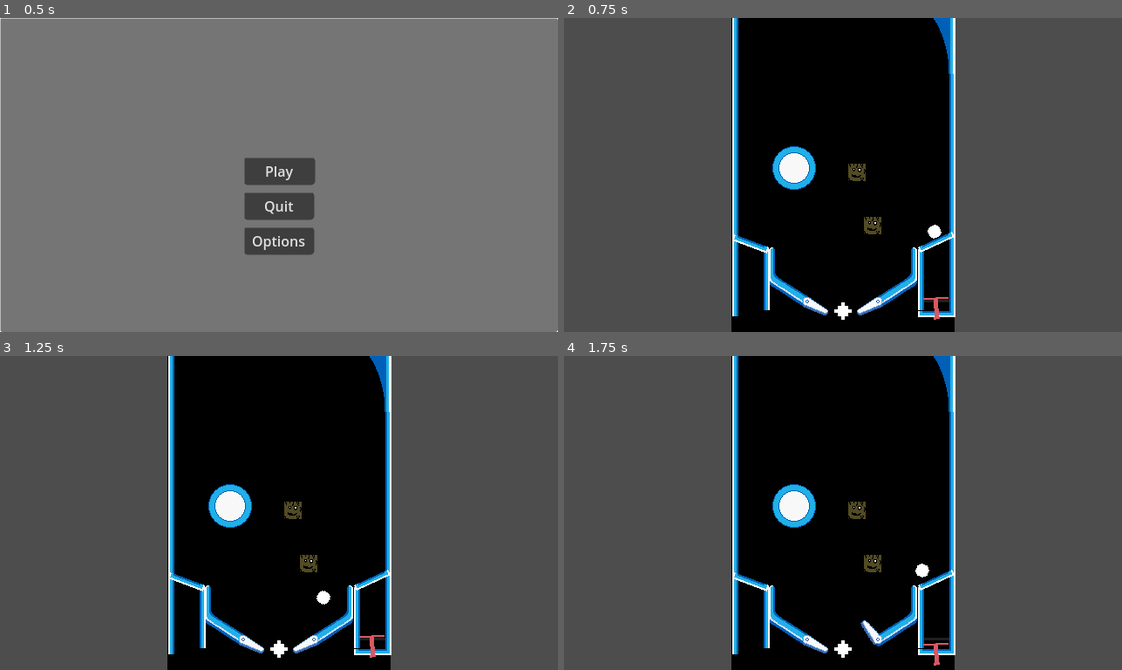
Above: before the commit, frames 1-4 (two rows, left to right).
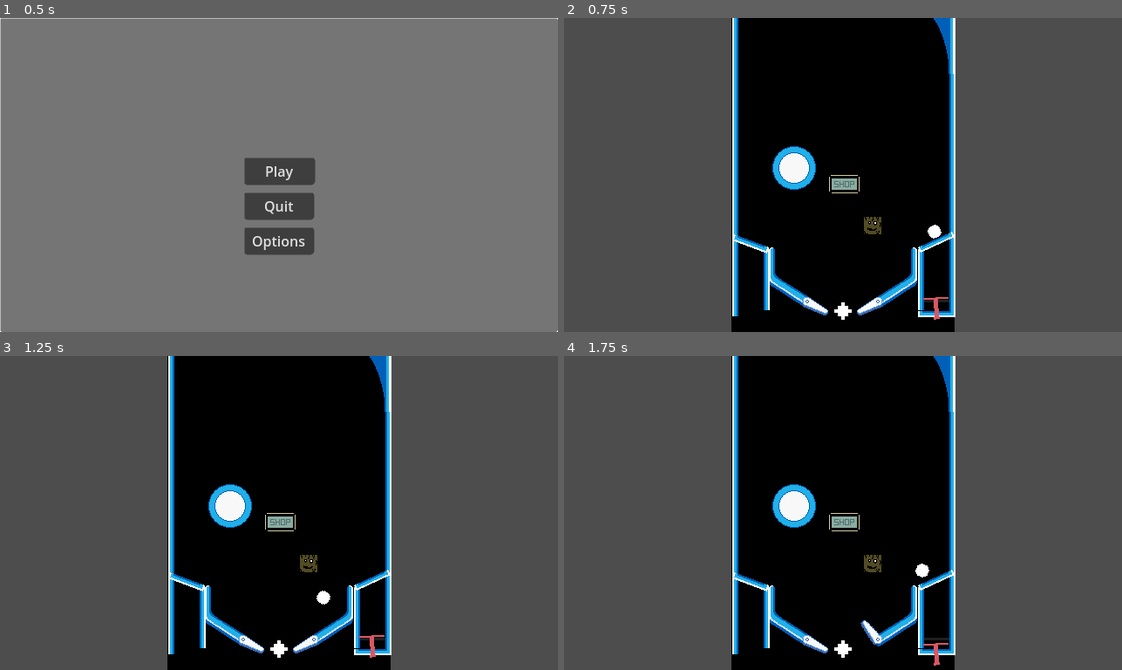
Above: after the commit, the same moments.

Repository: FrancescoDefulgentiis/P.A.L.L.E.
Game: Godot game, scene res://scenes/mainMenu.tscn
Two runs of this game, one before a commit and one after it. Both use one fixed random seed, a clock stepped at 60 frames per second and the inputs below.
Inputs:
- Up to frame 1 (0.5 s): no input
- Up to frame 2 (0.75 s): click "Play" at 0.5 s
- Up to frame 3 (1.25 s): no input
- Up to frame 4 (1.75 s): hold D (flip_right) from 1.28 s (still down); hold Space (O-spacebar) from 1.28 s (still down)

Frame 1 is identical in both runs. In frame 2, 0.3% of the frame differs, in the area x 47-55%, y 46-56%; in frame 3, 0.3%; in frame 4, 0.3%.

Commit message:
now the menu pauses the game, and resumes it. also the enemy now has an hitbox, i honestly dont know why i didnt make it before

Diff:
--- a/p.a.l.l.e/p.a.l.l.e/scenes/PinballTable.tscn
+++ b/p.a.l.l.e/p.a.l.l.e/scenes/PinballTable.tscn
@@ -52,6 +52,6 @@
 position = Vector2(426.5, 333)
 
 [node name="ShopAreaSpawnpoint" type="Node2D" parent="."]
-position = Vector2(336, 177)
+position = Vector2(321, 195)
 
 [connection signal="body_entered" from="Killzone" to="Killzone" method="_on_body_entered"]
--- a/p.a.l.l.e/p.a.l.l.e/scenes/shopArea.tscn
+++ b/p.a.l.l.e/p.a.l.l.e/scenes/shopArea.tscn
@@ -1,12 +1,14 @@
 [gd_scene load_steps=5 format=3 uid="uid://cgw6dutqaowjn"]
 
 [ext_resource type="Script" uid="uid://b2jjasdl1si1g" path="res://scripts/shop_area.gd" id="1_upsn0"]
-[ext_resource type="Texture2D" uid="uid://dn5q18sodivip" path="res://Sprites/mob001.png" id="2_hy3jk"]
+[ext_resource type="Texture2D" uid="uid://c4hx55y3giomw" path="res://Sprites/shop.png" id="2_hy3jk"]
 
-[sub_resource type="CircleShape2D" id="CircleShape2D_d13ym"]
-radius = 17.0294
+[sub_resource type="RectangleShape2D" id="RectangleShape2D_rgjci"]
+size = Vector2(38.5, 23)
 
-[sub_resource type="CircleShape2D" id="CircleShape2D_hy3jk"]
+[sub_resource type="CapsuleShape2D" id="CapsuleShape2D_waoqq"]
+radius = 11.0
+height = 35.0
 
 [node name="shopArea" type="StaticBody2D"]
 collision_layer = 8
@@ -16,13 +18,18 @@
 collision_layer = 8
 
 [node name="CollisionShape2D" type="CollisionShape2D" parent="hitSensor"]
-shape = SubResource("CircleShape2D_d13ym")
+visible = false
+position = Vector2(0, -4)
+shape = SubResource("RectangleShape2D_rgjci")
 
 [node name="Sprite2D" type="Sprite2D" parent="hitSensor"]
 scale = Vector2(0.1, 0.1)
 texture = ExtResource("2_hy3jk")
 
 [node name="CollisionShape2D" type="CollisionShape2D" parent="."]
-shape = SubResource("CircleShape2D_hy3jk")
+visible = false
+position = Vector2(0.5, -4)
+rotation = 1.5708
+shape = SubResource("CapsuleShape2D_waoqq")
 
 [connection signal="body_entered" from="hitSensor" to="." method="_on_hit_sensor_body_entered"]
--- a/p.a.l.l.e/p.a.l.l.e/scripts/PinballTable.gd
+++ b/p.a.l.l.e/p.a.l.l.e/scripts/PinballTable.gd
@@ -12,6 +12,7 @@
 
 var menu_scene: PackedScene = preload("res://scenes/mainMenu.tscn")
 var menu_instance: Control = null
+
 var palla: PackedScene = preload("res://scenes/p.a.l.l.a.tscn")
 var palla_instance
 
@@ -76,8 +77,30 @@
 
 func toggle_menu() -> void:
 	if menu_instance == null:
-		menu_instance = menu_scene.instantiate()
+		# pause everything else
+		get_tree().paused = true
+
+		# instantiate the menu
+		menu_instance = menu_scene.instantiate() as Control
+
+		# allow it to process while paused
+		menu_instance.process_mode = Node.PROCESS_MODE_WHEN_PAUSED
+
+		# ensure it’s visible
+		menu_instance.visible = true
+
+		# add it to the scene tree
 		add_child(menu_instance)
+
+		# show the cursor so you can click buttons
+		Input.set_mouse_mode(Input.MOUSE_MODE_VISIBLE)
 	else:
+		# unpause world
+		get_tree().paused = false
+
+		# remove and free the menu
 		menu_instance.queue_free()
 		menu_instance = null
+
+		# hide cursor for gameplay
+		Input.set_mouse_mode(Input.MOUSE_MODE_CAPTURED)
--- a/p.a.l.l.e/p.a.l.l.e/scripts/main_menu.gd
+++ b/p.a.l.l.e/p.a.l.l.e/scripts/main_menu.gd
@@ -3,10 +3,17 @@
 var scene_path = "res://scenes/PinballTable.tscn"
 
 func _on_play_button_pressed() -> void:
+	# 1) If the game is paused AND the parent has toggle_menu(), resume instead of reloading
+	if get_tree().paused and get_parent().has_method("toggle_menu"):
+		get_parent().toggle_menu()
+		return
+
+	# 2) Otherwise—this must be the initial main‑menu—load the table scene
 	if ResourceLoader.exists(scene_path):
 		get_tree().change_scene_to_file(scene_path)
 	else:
-		print("Scene not found: ", scene_path)
+		push_error("Scene not found: %s" % scene_path)
+
 
 func _on_quit_button_pressed() -> void:
 	get_tree().quit()
--- a/p.a.l.l.e/p.a.l.l.e/scripts/shop_area.gd
+++ b/p.a.l.l.e/p.a.l.l.e/scripts/shop_area.gd
@@ -1,4 +1,5 @@
 extends StaticBody2D
 
-func _on_hit_sensor_body_entered(body: Node2D) -> void:
-	print("shop area entered")
+func _on_hit_sensor_body_entered(_body: Node2D) -> void:
+	# open a dialog box like using a menu or something
+	pass
Not shown, removed: p.a.l.l.e/p.a.l.l.e/Sprites/Bumper.aseprite.import
Not shown, removed: p.a.l.l.e/p.a.l.l.e/Sprites/mob001.aseprite.import
Renamed: p.a.l.l.e/p.a.l.l.e/Sprites/Bumper.aseprite -> p.a.l.l.e/p.a.l.l.e/Sprites/originals/Bumper.aseprite
Not shown, added: p.a.l.l.e/p.a.l.l.e/Sprites/originals/Bumper.aseprite.import
Renamed: p.a.l.l.e/p.a.l.l.e/Sprites/mob001.aseprite -> p.a.l.l.e/p.a.l.l.e/Sprites/originals/mob001.aseprite
Not shown, added: p.a.l.l.e/p.a.l.l.e/Sprites/originals/mob001.aseprite.import
Binary file added: p.a.l.l.e/p.a.l.l.e/Sprites/originals/shop.aseprite
Not shown, added: p.a.l.l.e/p.a.l.l.e/Sprites/originals/shop.aseprite.import
Binary file added: p.a.l.l.e/p.a.l.l.e/Sprites/shop.png
Not shown, added: p.a.l.l.e/p.a.l.l.e/Sprites/shop.png.import
